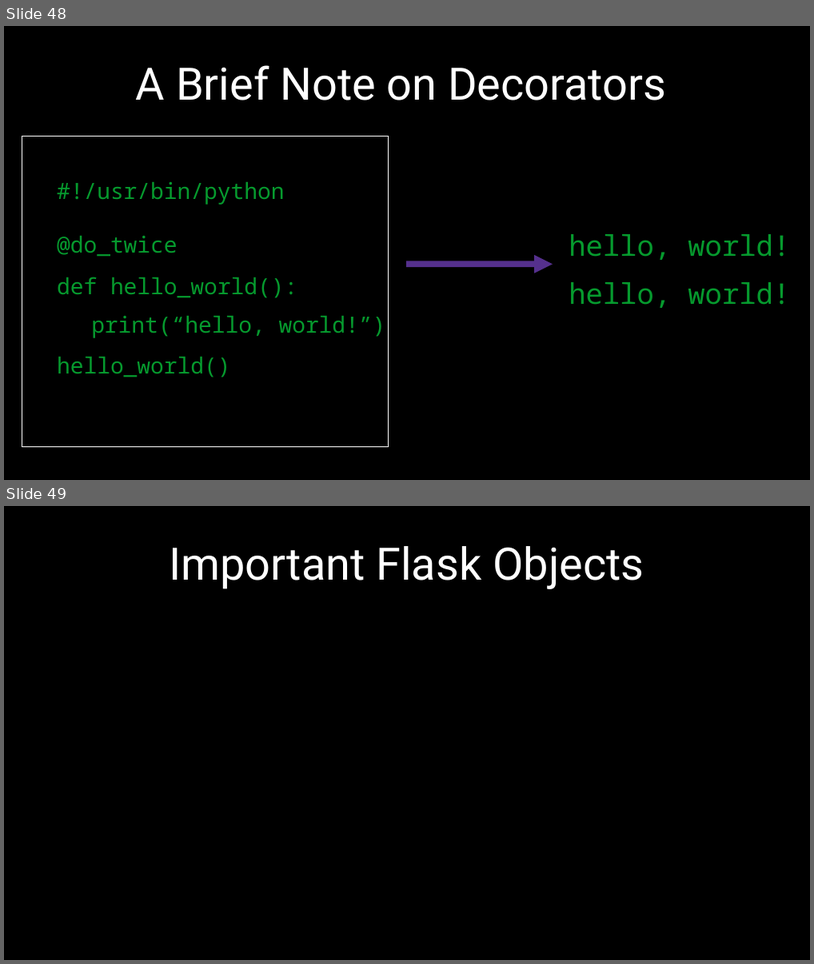
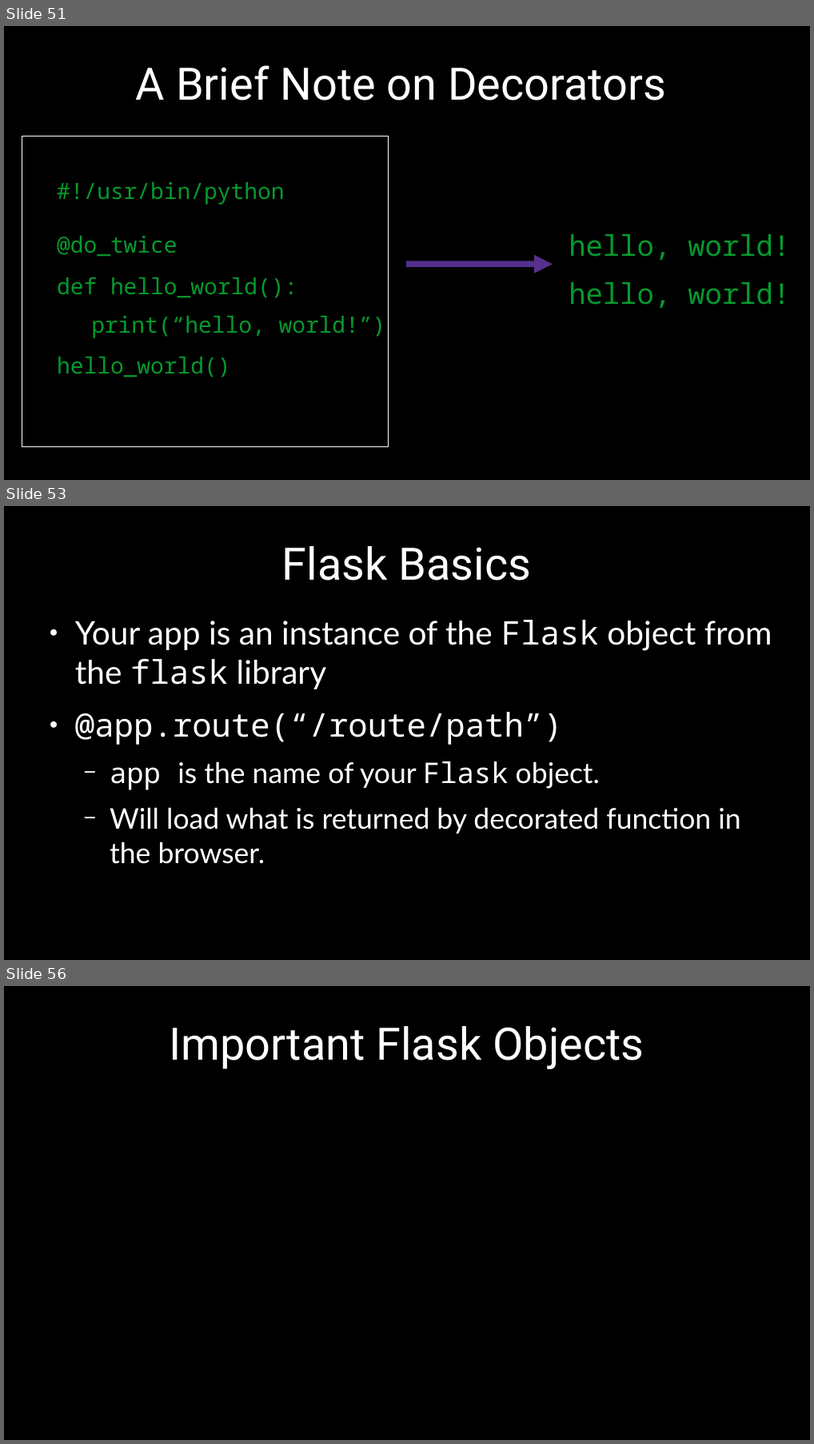
Before and after one commit to alexacallmebaka/htmlflasksql, a slide deck: slides/deck.odp. Shown one above the other, each under a label of ours: slides 48 and 49 before the commit, slides 51, 53 and 56 after it; the slides between them are not shown. The pictures are 814x964 and 814x1444 pixels, drawn with LibreOffice and Linux fonts; fonts in the diff are those of the drawing. Boxes give left, top, right and bottom in pixels: in the first picture for what was removed or moved away, otherwise in the second. Text is boxed around its words. In the diff, an @@ line names an element or a change of style, - is before the commit and + after.

```diff
--- a/slides/deck.odp
+++ b/slides/deck.odp
@@ slide 53 added at box(4, 506, 810, 960), background #000000 @@
@@ title added at box(282, 546, 532, 580), 44 pt, text #FFFFFF @@
+Flask Basics
@@ text added at box(75, 620, 773, 864), 28 pt, text #FFFFFF @@
+● Your app is an instance of the Flask object from the flask library
+● @app.route(“/route/path”)
+  − app is the name of your Flask object.
+  − Will load what is returned by decorated function in the browser.
@@ what was slide 48 is now slide 51 @@
@@ what was slide 49 is now slide 56 @@
```
Also in this commit, not shown: 6 other slides added.
